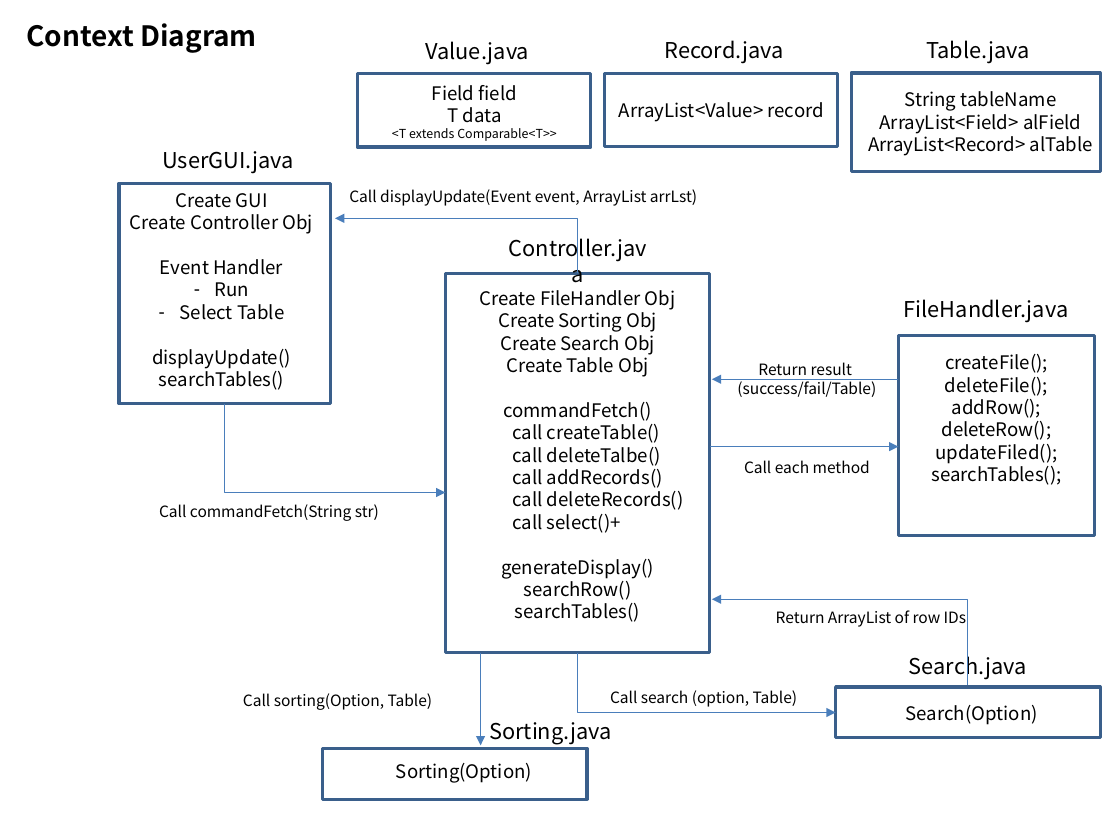
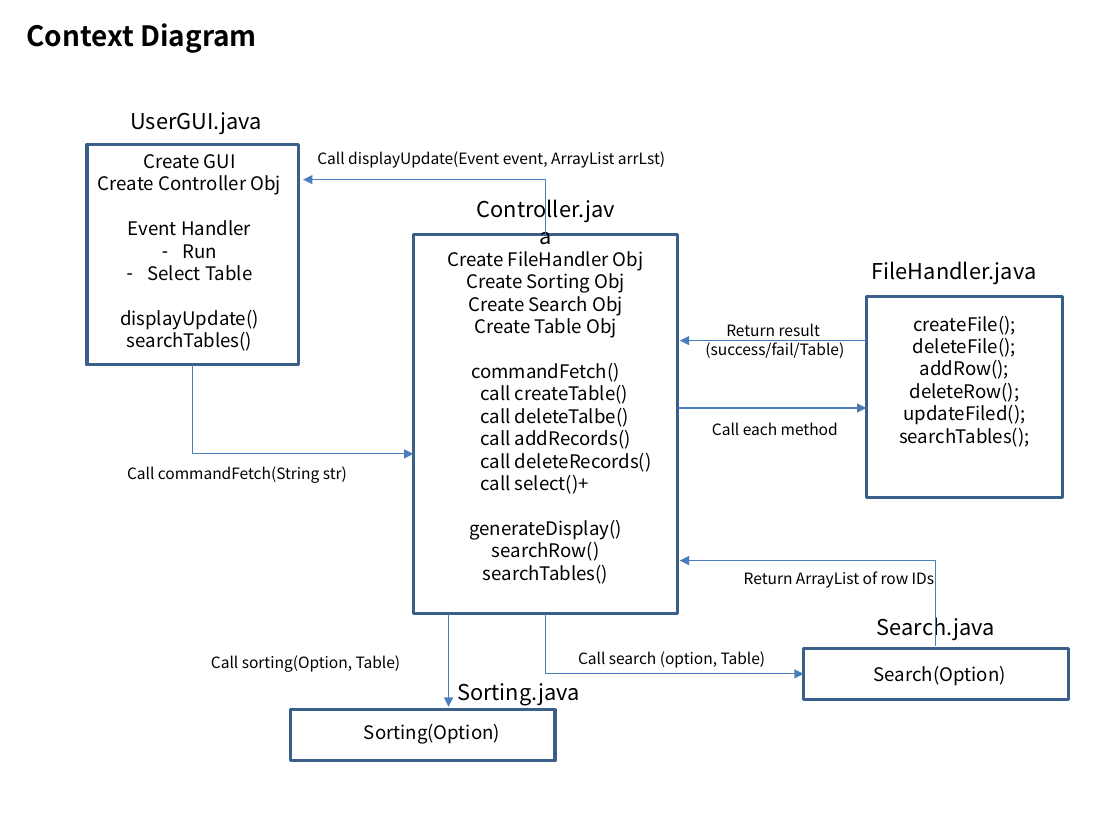
Before and after one commit to AlanCILee/DataStructureProject, a slide deck: slide 2 of doc/Design.pptx (slide 1 before the commit). Drawn at 1120x840 pixels with LibreOffice and Linux fonts; fonts in the diff are those of the drawing. Boxes give left, top, right and bottom in pixels: in the first picture for what was removed or moved away, otherwise in the second. Text is boxed around its words. In the diff, an @@ line names an element or a change of style, - is before the commit and + after.

```diff
--- a/doc/Design.pptx
+++ b/doc/Design.pptx
@@ text removed at (425, 41, 529, 65) @@
-Value.java
@@ text removed at (664, 40, 783, 64) @@
-Record.java
@@ text removed at (926, 40, 1029, 64) @@
-Table.java
@@ rectangle removed at (357, 74, 591, 147) @@
@@ text removed at (392, 85, 557, 141) @@
-Field field
-T data
-<T extends Comparable<T>>
@@ rectangle removed at (604, 74, 838, 147) @@
@@ rectangle removed at (851, 73, 1100, 171) @@
@@ text removed at (619, 102, 824, 122) @@
-ArrayList<Value> record
@@ text removed at (868, 91, 1093, 156) @@
-String tableName
-ArrayList<Field> alField
-ArrayList<Record> alTable
@@ 12 texts, 3 rectangles, 3 elbow arrows, 3 arrows: place and size @@
-12 texts, 3 rectangles, 3 elbow arrows, 3 arrows at (119, 151, 1100, 783)
+12 texts, 3 rectangles, 3 elbow arrows, 3 arrows at (87, 112, 1068, 744)
@@ 5 texts, 2 rectangles, 1 elbow arrow: place and size @@
-5 texts, 2 rectangles, 1 elbow arrow at (323, 234, 1038, 799)
+5 texts, 2 rectangles, 1 elbow arrow at (290, 196, 1006, 760)
```
Also in this commit, not shown: 1 other slide changed, 1 slide added.
